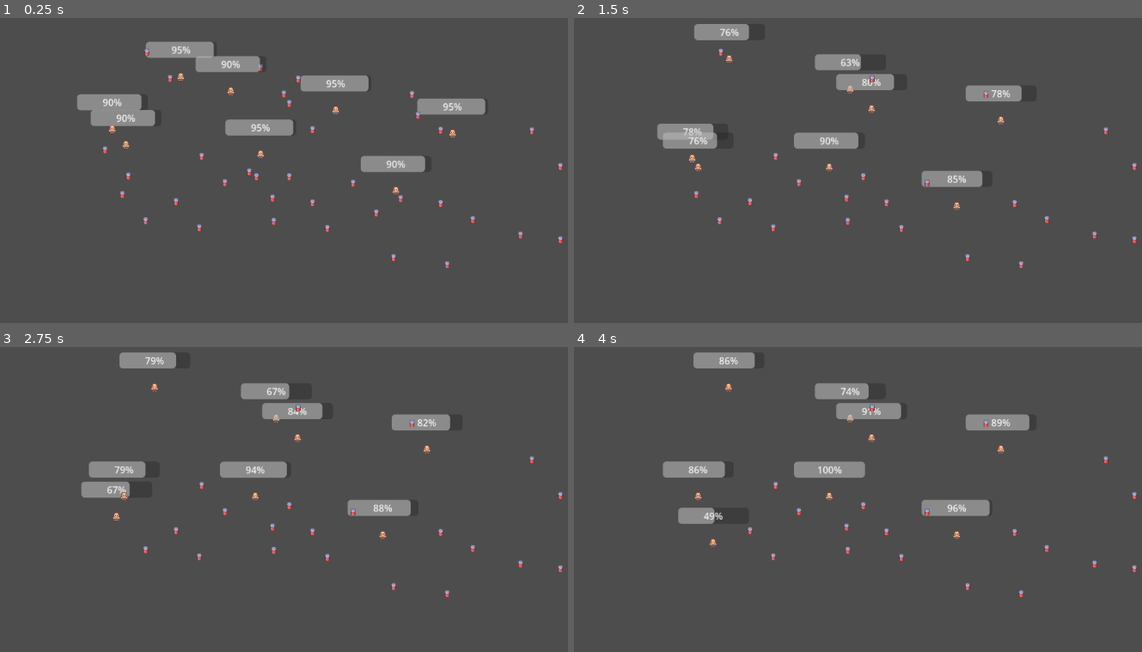
Above: before the commit, frames 1-4 (two rows, left to right).
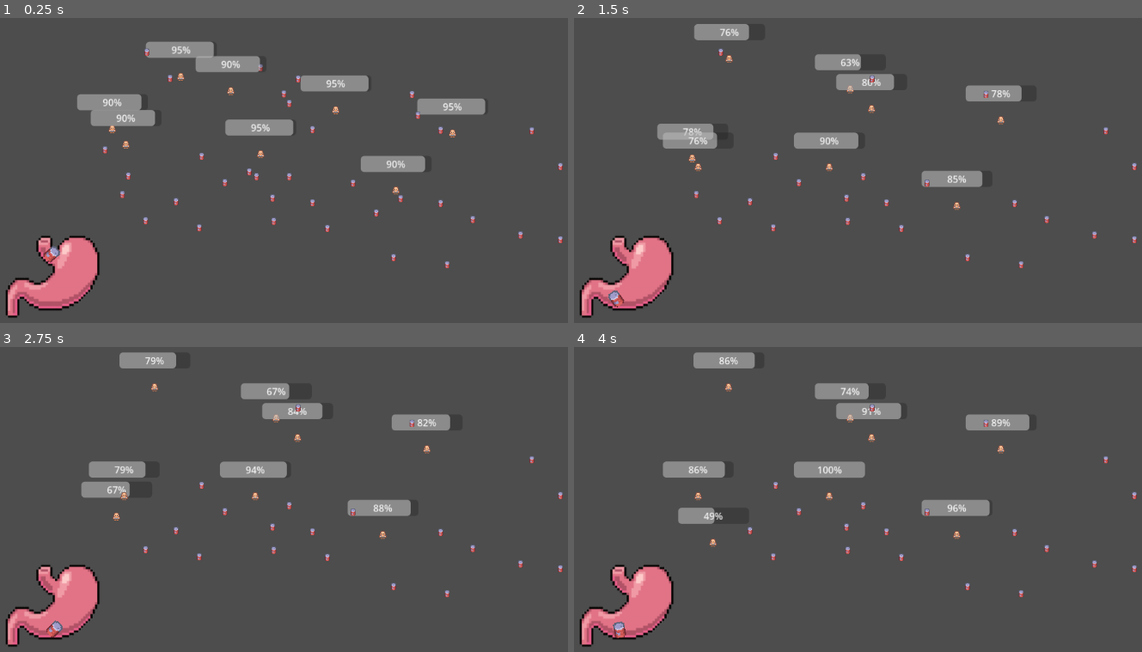
Above: after the commit, the same moments.

Repository: rundoom/Upraiser
Game: Godot game, scene res://world/world.tscn
The game is run twice, just before and just after one commit, with the same random seed, the same clock (stepped at 60 frames per second) and the same inputs.
Inputs:
- Up to frame 1 (0.25 s): no input
- Up to frame 2 (1.5 s): no input
- Up to frame 3 (2.75 s): no input
- Up to frame 4 (4 s): no input

The runs differ from the first frame. In frame 1, 2.7% of the frame differs, in the area x 0-18%, y 71-99%; in frame 2, 2.7%; in frame 3, 2.7%; in frame 4, 2.7%.

Commit message:
Stomach animation start

Diff:
--- /dev/null
+++ b/general/food_for_stomach.tscn
@@ -0,0 +1,19 @@
+[gd_scene load_steps=3 format=3 uid="uid://cinitjid5qfc7"]
+
+[ext_resource type="Texture2D" uid="uid://cncuw7neav4lr" path="res://general/tilemap.png" id="1_xg0tw"]
+
+[sub_resource type="CircleShape2D" id="CircleShape2D_4ajad"]
+radius = 15.0
+
+[node name="FoodForStomach" type="RigidBody2D"]
+
+[node name="CollisionShape2D" type="CollisionShape2D" parent="."]
+shape = SubResource("CircleShape2D_4ajad")
+
+[node name="Sprite2D" type="Sprite2D" parent="."]
+texture_filter = 1
+position = Vector2(0, -3)
+scale = Vector2(2.375, 2.1875)
+texture = ExtResource("1_xg0tw")
+region_enabled = true
+region_rect = Rect2(153, 153, 16, 16)
--- a/general/stomach.tscn
+++ b/general/stomach.tscn
@@ -1,8 +1,19 @@
-[gd_scene load_steps=2 format=3 uid="uid://dyvpdquiw64mk"]
+[gd_scene load_steps=3 format=3 uid="uid://dyvpdquiw64mk"]
 
 [ext_resource type="Texture2D" uid="uid://cmmi0magq6eqx" path="res://general/stomach.png" id="1_o5rtn"]
+[ext_resource type="PackedScene" uid="uid://cinitjid5qfc7" path="res://general/food_for_stomach.tscn" id="2_3x7fs"]
 
 [node name="Stomach" type="StaticBody2D"]
 
 [node name="Sprite2D" type="Sprite2D" parent="."]
 texture = ExtResource("1_o5rtn")
+
+[node name="CollisionPolygon2D" type="CollisionPolygon2D" parent="."]
+build_mode = 1
+polygon = PackedVector2Array(-26, -65, 0, -66, 9, -49, 39, -69, 76, -41, 76, -3, 67, 23, 32, 51, -14, 58, -37, 43, -31, 9, 1, 6, 1, -19, -15, -27, -26, -44)
+
+[node name="Marker2D" type="Marker2D" parent="."]
+position = Vector2(-13, -56)
+
+[node name="FoodForStomach" parent="Marker2D" instance=ExtResource("2_3x7fs")]
+position = Vector2(3, 6)
--- a/world/world.tscn
+++ b/world/world.tscn
@@ -1,8 +1,9 @@
-[gd_scene load_steps=4 format=3 uid="uid://ddioxuyjm5vbt"]
+[gd_scene load_steps=5 format=3 uid="uid://ddioxuyjm5vbt"]
 
 [ext_resource type="PackedScene" uid="uid://bic2gwruiruji" path="res://creature/npc_manager.tscn" id="1_k7wb5"]
 [ext_resource type="PackedScene" uid="uid://cqwsdxnbwchf4" path="res://creature/npc/npc.tscn" id="2_rj64e"]
 [ext_resource type="PackedScene" uid="uid://cu8hvlvwa1ila" path="res://loot/food.tscn" id="3_hv7id"]
+[ext_resource type="PackedScene" uid="uid://dyvpdquiw64mk" path="res://general/stomach.tscn" id="4_gbsgl"]
 
 [node name="World" type="TileMap"]
 format = 2
@@ -17,39 +18,30 @@
 
 [node name="Food" parent="." instance=ExtResource("3_hv7id")]
 position = Vector2(221, 292)
-dissolve_tick = 2
 
 [node name="Food2" parent="." instance=ExtResource("3_hv7id")]
 position = Vector2(530, 337)
-dissolve_tick = 2
 
 [node name="Food3" parent="." instance=ExtResource("3_hv7id")]
 position = Vector2(383, 303)
-dissolve_tick = 2
 
 [node name="Food4" parent="." instance=ExtResource("3_hv7id")]
 position = Vector2(463, 329)
-dissolve_tick = 2
 
 [node name="Food5" parent="." instance=ExtResource("3_hv7id")]
 position = Vector2(340, 379)
-dissolve_tick = 2
 
 [node name="Food6" parent="." instance=ExtResource("3_hv7id")]
 position = Vector2(482, 154)
-dissolve_tick = 2
 
 [node name="Food7" parent="." instance=ExtResource("3_hv7id")]
 position = Vector2(291, 128)
-dissolve_tick = 2
 
 [node name="Food8" parent="." instance=ExtResource("3_hv7id")]
 position = Vector2(250, 367)
-dissolve_tick = 2
 
 [node name="Food9" parent="." instance=ExtResource("3_hv7id")]
 position = Vector2(530, 214)
-dissolve_tick = 2
 
 [node name="NPC3" parent="." instance=ExtResource("2_rj64e")]
 position = Vector2(412, 208)
@@ -59,39 +51,30 @@
 
 [node name="Food10" parent="." instance=ExtResource("3_hv7id")]
 position = Vector2(260, 336)
-dissolve_tick = 2
 
 [node name="Food11" parent="." instance=ExtResource("3_hv7id")]
 position = Vector2(569, 381)
-dissolve_tick = 2
 
 [node name="Food12" parent="." instance=ExtResource("3_hv7id")]
 position = Vector2(422, 347)
-dissolve_tick = 2
 
 [node name="Food13" parent="." instance=ExtResource("3_hv7id")]
 position = Vector2(502, 373)
-dissolve_tick = 2
 
 [node name="Food14" parent="." instance=ExtResource("3_hv7id")]
 position = Vector2(379, 423)
-dissolve_tick = 2
 
 [node name="Food15" parent="." instance=ExtResource("3_hv7id")]
 position = Vector2(521, 198)
-dissolve_tick = 2
 
 [node name="Food16" parent="." instance=ExtResource("3_hv7id")]
 position = Vector2(330, 172)
-dissolve_tick = 2
 
 [node name="Food17" parent="." instance=ExtResource("3_hv7id")]
 position = Vector2(289, 411)
-dissolve_tick = 2
 
 [node name="Food18" parent="." instance=ExtResource("3_hv7id")]
 position = Vector2(569, 258)
-dissolve_tick = 2
 
 [node name="NPC5" parent="." instance=ExtResource("2_rj64e")]
 position = Vector2(828, 270)
@@ -101,39 +84,30 @@
 
 [node name="Food19" parent="." instance=ExtResource("3_hv7id")]
 position = Vector2(676, 398)
-dissolve_tick = 2
 
 [node name="Food20" parent="." instance=ExtResource("3_hv7id")]
 position = Vector2(985, 443)
-dissolve_tick = 2
 
 [node name="Food21" parent="." instance=ExtResource("3_hv7id")]
 position = Vector2(838, 409)
-dissolve_tick = 2
 
 [node name="Food22" parent="." instance=ExtResource("3_hv7id")]
 position = Vector2(918, 435)
-dissolve_tick = 2
 
 [node name="Food23" parent="." instance=ExtResource("3_hv7id")]
 position = Vector2(795, 485)
-dissolve_tick = 2
 
 [node name="Food24" parent="." instance=ExtResource("3_hv7id")]
 position = Vector2(937, 260)
-dissolve_tick = 2
 
 [node name="Food25" parent="." instance=ExtResource("3_hv7id")]
 position = Vector2(746, 234)
-dissolve_tick = 2
 
 [node name="Food26" parent="." instance=ExtResource("3_hv7id")]
 position = Vector2(705, 473)
-dissolve_tick = 2
 
 [node name="Food27" parent="." instance=ExtResource("3_hv7id")]
 position = Vector2(985, 320)
-dissolve_tick = 2
 
 [node name="NPC7" parent="." instance=ExtResource("2_rj64e")]
 position = Vector2(627, 209)
@@ -143,36 +117,30 @@
 
 [node name="Food28" parent="." instance=ExtResource("3_hv7id")]
 position = Vector2(475, 337)
-dissolve_tick = 2
 
 [node name="Food29" parent="." instance=ExtResource("3_hv7id")]
 position = Vector2(784, 382)
-dissolve_tick = 2
 
 [node name="Food30" parent="." instance=ExtResource("3_hv7id")]
 position = Vector2(637, 348)
-dissolve_tick = 2
 
 [node name="Food31" parent="." instance=ExtResource("3_hv7id")]
 position = Vector2(717, 374)
-dissolve_tick = 2
 
 [node name="Food32" parent="." instance=ExtResource("3_hv7id")]
 position = Vector2(594, 424)
-dissolve_tick = 2
 
 [node name="Food33" parent="." instance=ExtResource("3_hv7id")]
 position = Vector2(736, 199)
-dissolve_tick = 2
 
 [node name="Food34" parent="." instance=ExtResource("3_hv7id")]
 position = Vector2(545, 173)
-dissolve_tick = 2
 
 [node name="Food35" parent="." instance=ExtResource("3_hv7id")]
 position = Vector2(504, 412)
-dissolve_tick = 2
 
 [node name="Food36" parent="." instance=ExtResource("3_hv7id")]
 position = Vector2(784, 259)
-dissolve_tick = 2
+
+[node name="Stomach" parent="." instance=ExtResource("4_gbsgl")]
+position = Vector2(132.616, 504.633)
